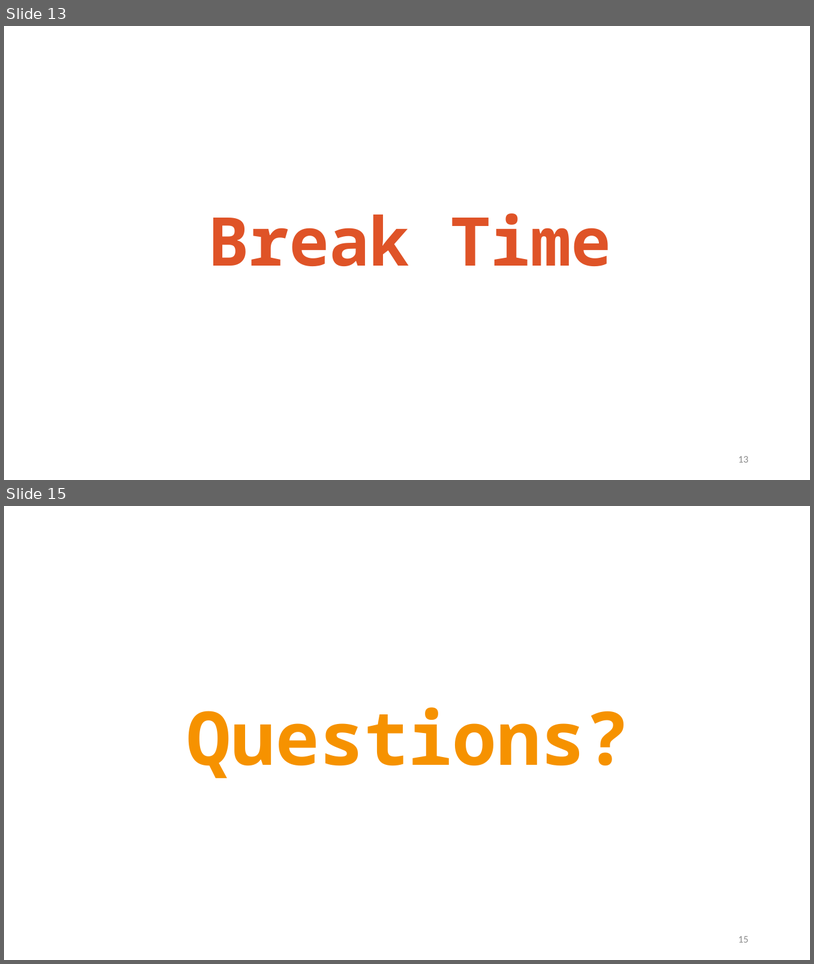
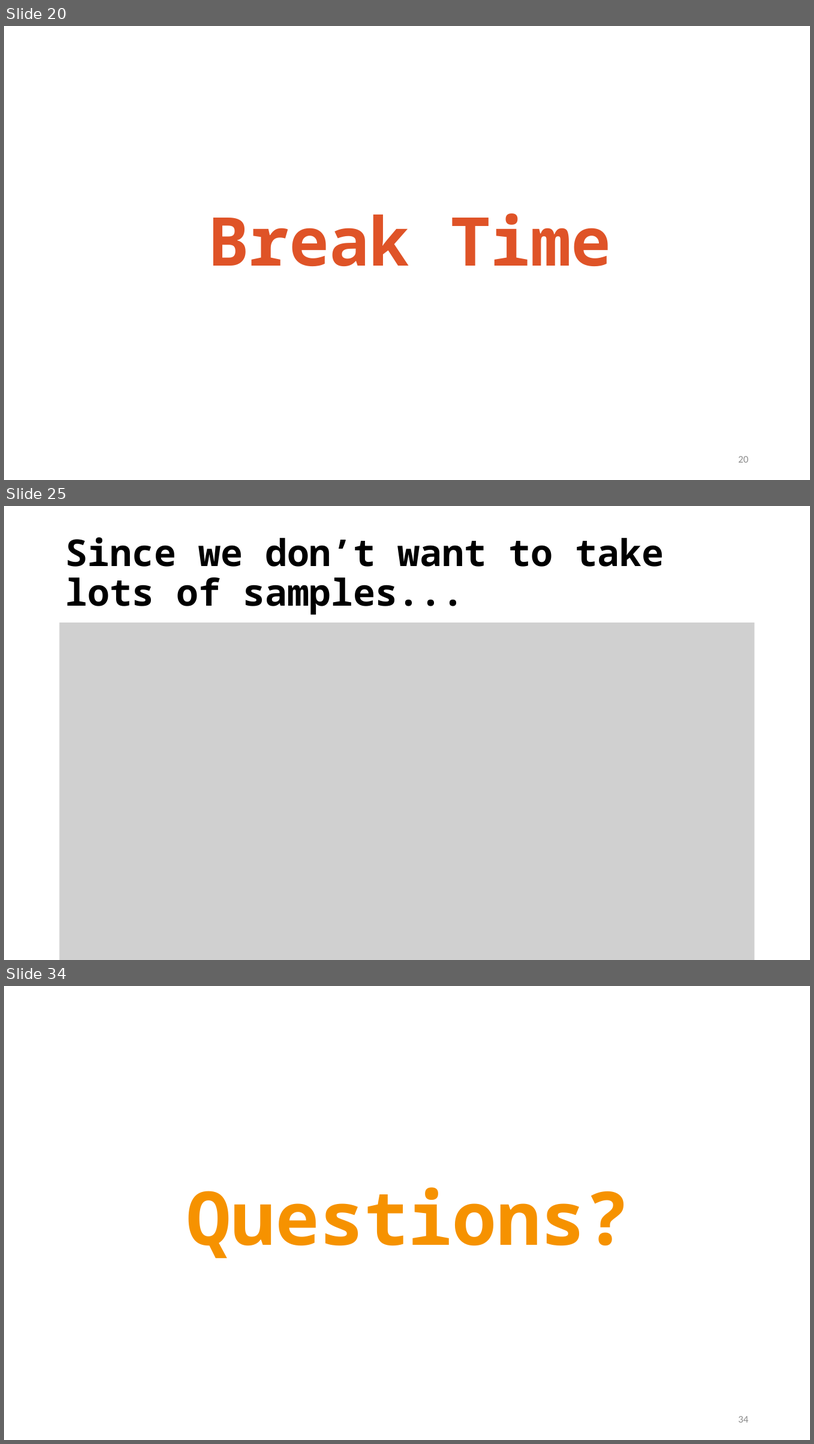
Before and after one commit to TysonStanley/EDU-6050, a slide deck: Slides/04_EDUC_6050_2018.pptx. Shown one above the other, each under a label of ours: slides 13 and 15 before the commit, slides 20, 25 and 34 after it; the slides between them are not shown. The pictures are 814x964 and 814x1444 pixels, drawn with LibreOffice and Linux fonts; fonts in the diff are those of the drawing; grey boxes stand for pictures. Boxes give left, top, right and bottom in pixels: in the first picture for what was removed or moved away, otherwise in the second. Text is boxed around its words. In the diff, an @@ line names an element or a change of style, - is before the commit and + after.

```diff
--- a/Slides/04_EDUC_6050_2018.pptx
+++ b/Slides/04_EDUC_6050_2018.pptx
@@ slide 25 added at box(4, 506, 810, 960), background #FFFFFF @@
@@ title added at box(65, 537, 664, 615), 44 pt, text #000000, bold @@
+Since we don’t want to take lots of samples...
@@ picture added at box(60, 623, 755, 960) @@
@@ what was slide 13 is now slide 20 @@
@@ page number at box(738, 456, 749, 462): text changed @@
-13
+20
@@ what was slide 15 is now slide 34 @@
@@ page number at box(738, 1416, 749, 1422): text changed @@
-15
+34
```
Also in this commit, not shown: 4 slides changed, 19 other slides added, 1 slide removed, 1 other file.
